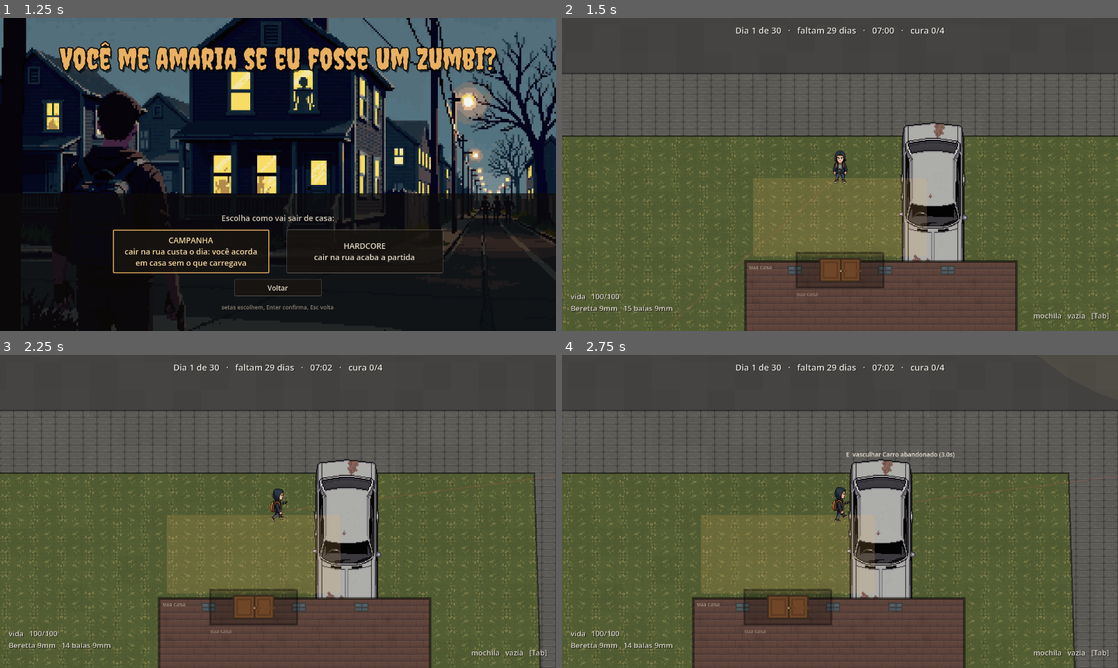
Above: before the commit, frames 1-4 (two rows, left to right).
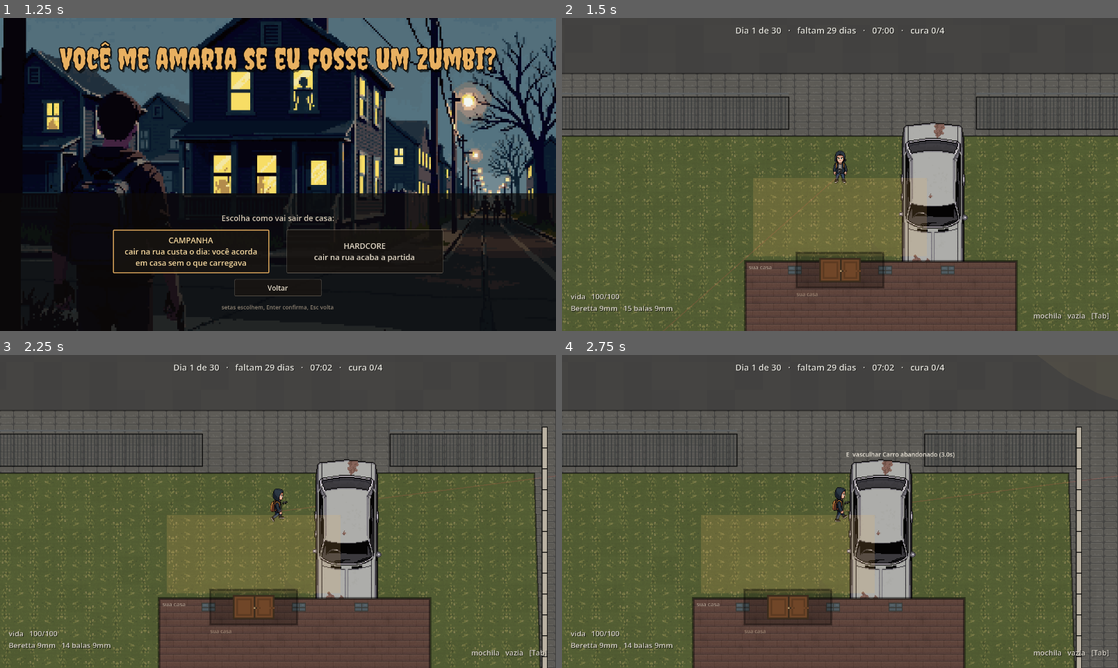
Above: after the commit, the same moments.

Repository: Jota-Pais/projeto-final-desenvolvimento-de-jogos
Game: Godot game, scene res://titulo.tscn
The game is run twice, just before and just after one commit, with the same random seed, the same clock (stepped at 60 frames per second) and the same inputs.
Inputs (mouse positions are in pixels of both pictures, inside the frame that each line leads up to):
- Up to frame 1 (1.25 s): click "Jogar" at 0.5 s
- Up to frame 2 (1.5 s): click "CAMPANHA cair na rua custa o …" at 1.25 s
- Up to frame 3 (2.25 s): tap Enter (ui_accept) at 2 s; move the mouse to (400, 495) at 2.02 s; press the mouse at (400, 495) at 2.03 s; hold D (andar_direita) from 2.03 s (still down)
- Up to frame 4 (2.75 s): keep holding D (andar_direita); tap Enter (ui_accept) at 2.27 s

Frame 1 is identical in both runs. In frame 2, 1.9% of the frame differs, in the area x 0-100%, y 24-36%; in frame 3, 2.6%, in the area x 0-99%, y 22-100%; in frame 4, 2.5%.

Commit message:
Poe o desenho da regiao rosa: o cerco do tutorial e os muros de lote
O dado de rua/mapa.gd: 37 barreiras, 33 barricadas e a REGIAO_DO_TUTORIAL
de 29 pontos, desenhados canto a canto em tres partes, costurados,
verificados (vazamento, acesso, coerencia) e corrigidos em quatro rodadas.
O retrato para revisao e o rosa.png (na Area de Trabalho, pasta
barreiras-rosa); as escolhas de cada canto, e o porque, estao no rosa.json
de onde este dado foi convertido.

- O cerco e so caos, nada oficial: o engavetamento na boca da rua que sobe,
  o onibus tombado na rua NE, o onibus queimado na avenida, carros
  capotados e queimados, cacambas e faixas de entulho por baixo de tudo,
  que e o que veda. Em cada cena o segundo carro bateu no primeiro, do lado
  de fora, e nao em fila na reta.
- Os lotes de dentro, cada vizinho do seu jeito: grade, muro rebocado de
  cor desbotada com caco de vidro, bloco cru, tabuas, alambrado. A sua casa
  com mureta e grade na frente e o vao de 216 px; o Antonio selado, com o
  muro mais alto do bairro (51 px de face; o dado agora aceita altura por
  barreira, e o portao do vao herda), sacos de areia nas quinas e
  concertina.
- No jogo: o cerco fecha a pe (grade de 8 px) e para a navegacao do zumbi;
  dentro, os 31 moveis, os 9 predios e todo lugar com nome se alcancam; sem
  o cerco, o mapa inteiro como antes; a horda da noite nasce dentro, fora
  da tela, nunca presa.

O que e enredo nao entrou: a conversa no portao do Antonio e so um ponto
livre na calcada, e o que nao estava decidido virou pergunta para o Joao.

Os nove conferidores passam.

Diff:
--- a/rua/barreira.gd
+++ b/rua/barreira.gd
@@ -209,11 +209,15 @@
 	var arte := {}
 	var s_em_a := 0.0
 	var pilares := PackedVector2Array()
+	## A altura da face desta barreira, quando o dado traz uma (o muro alto do
+	## Antonio); 0 e a do tipo.
+	var altura := 0.0
 
 	func montar(tipo_da_peca: String, de: Vector2, ate: Vector2,
 			ponta_em_de := false, ponta_em_ate := false, arte_do_tipo := {},
-			s_de := 0.0, pilares_no_mundo := PackedVector2Array()) -> void:
+			s_de := 0.0, pilares_no_mundo := PackedVector2Array(), altura_da_barreira := 0.0) -> void:
 		tipo = tipo_da_peca
+		altura = altura_da_barreira
 		position = (de + ate) / 2.0
 		a = de - position
 		b = ate - position
@@ -229,7 +233,7 @@
 		var t: Dictionary = TIPOS[tipo]
 		var cor: Color = t["cor"]
 		var vazada: bool = t["vazada"]
-		var cima := Vector2(0.0, -float(t["altura"]))
+		var cima := Vector2(0.0, -(altura if altura > 0.0 else float(t["altura"])))
 		var espessura := float(t["espessura"])
 		var meia := (b - a).orthogonal().normalized() * espessura / 2.0
 		var pe := PackedVector2Array([a - meia, b - meia, b + meia, a + meia])
--- a/rua/cenario.gd
+++ b/rua/cenario.gd
@@ -402,7 +402,8 @@
 							deles.append(p)
 					var peca := Barreira.Peca.new()
 					peca.montar(barreira["tipo"], pedacos[k][0], pedacos[k][1],
-						k == 0 and ponta_em_de, ultimo and ponta_em_ate, arte, s_de, deles)
+						k == 0 and ponta_em_de, ultimo and ponta_em_ate, arte, s_de, deles,
+						float(barreira.get("altura", 0.0)))
 					add_child(peca)
 
 	for barricada in mundo["barricadas"]:
--- a/rua/mapa.gd
+++ b/rua/mapa.gd
@@ -184,20 +184,197 @@
 ## como os ROTULOS: `tipo` (Barreira.TIPOS), `pontos`, `vaos` - cada um
 ## { "ponto", "largura_mundo", "portao" }, com o portao (um tipo) fechando o
 ## vao ou null deixando-o aberto -, `grupo` ("cerco_do_tutorial" ou "") e,
-## opcionais, `fechada`, `topo`, `estado`, `cor` e `porque`. O cerco do tutorial
-## e o grupo "cerco_do_tutorial": a regiao rosa do Joao, fechada sempre, por
-## enquanto (ver `cerco_ligado`).
-const BARREIRAS := []
+## opcionais, `fechada`, `topo`, `estado`, `cor`, `porque` e `altura` (px de
+## face, no lugar da do tipo - o muro alto do Antonio; o portao do vao herda).
+## O cerco do tutorial e o grupo "cerco_do_tutorial": a regiao rosa do Joao,
+## fechada sempre, por enquanto (ver `cerco_ligado`).
+const BARREIRAS := [
+	{ "nome": "Corte (a): espinha de entulho do engavetamento na boca da rua que sobe", "tipo": "entulho_linha", "grupo": "cerco_do_tutorial", "estado": "destruido",
+		"pontos": [Vector2(1129.0, 604.5), Vector2(1126.5, 613.8), Vector2(1116.5, 627.5)],
+		"vaos": [] },
+	{ "nome": "Frente do lote #22 das Lojas: mureta com grade (o lote e a casa ficam fora)", "tipo": "mureta_grade", "grupo": "", "estado": "gasto",
+		"pontos": [Vector2(1130.5, 601.5), Vector2(1129.0, 604.5), Vector2(1184.5, 604.5)],
+		"vaos": [{ "ponto": Vector2(1154.9, 604.5), "largura_mundo": 100.0, "portao": null }] },
+	{ "nome": "Portao de chapa do lote #22, fechado na frente da porta sul da casa", "tipo": "portao_chapa", "grupo": "cerco_do_tutorial", "estado": "gasto",
+		"pontos": [Vector2(1152.8, 604.5), Vector2(1157.0, 604.5)],
+		"vaos": [] },
+	{ "nome": "Frente do lote #24 das Lojas: muro amarelo com caco de vidro (lote da piscina, fora)", "tipo": "muro_reboco", "grupo": "", "estado": "gasto", "topo": "caco_de_vidro", "cor": "amarelo",
+		"pontos": [Vector2(1184.5, 604.5), Vector2(1218.4, 604.5), Vector2(1219.5, 602.5)],
+		"vaos": [{ "ponto": Vector2(1197.7, 604.5), "largura_mundo": 100.0, "portao": null }] },
+	{ "nome": "Portao de chapa do lote #24, fechado na frente da porta sul da casa", "tipo": "portao_chapa", "grupo": "cerco_do_tutorial", "estado": "gasto",
+		"pontos": [Vector2(1195.6, 604.5), Vector2(1199.8, 604.5)],
+		"vaos": [] },
+	{ "nome": "Corte (b): faixa de entulho na boca da rua NE", "tipo": "entulho_linha", "grupo": "cerco_do_tutorial", "estado": "destruido",
+		"pontos": [Vector2(1219.5, 602.5), Vector2(1249.0, 615.5)],
+		"vaos": [] },
+	{ "nome": "Grade do Mercado: remendo de tapume na ponta oeste", "tipo": "tapume_zinco", "grupo": "", "estado": "gasto",
+		"pontos": [Vector2(1249.0, 615.5), Vector2(1262.0, 615.5)],
+		"vaos": [] },
+	{ "nome": "Grade do Mercado: mureta com grade virada para o gramado do Prédio abandonado (contínua, sem portão)", "tipo": "mureta_grade", "grupo": "", "estado": "gasto",
+		"pontos": [Vector2(1262.0, 615.5), Vector2(1314.6, 615.5)],
+		"vaos": [] },
+	{ "nome": "Grade do Mercado: resto da grade até o canto nordeste", "tipo": "mureta_grade", "grupo": "", "estado": "gasto",
+		"pontos": [Vector2(1321.4, 615.5), Vector2(1334.5, 615.5)],
+		"vaos": [] },
+	{ "nome": "Ligação até o Campo: faixa de entulho no gramado", "tipo": "entulho_linha", "grupo": "cerco_do_tutorial", "estado": "destruido",
+		"pontos": [Vector2(1334.5, 615.5), Vector2(1333.5, 619.5), Vector2(1336.5, 627.0), Vector2(1334.4, 634.2), Vector2(1331.8, 641.0), Vector2(1334.4, 647.6), Vector2(1334.5, 655.5)],
+		"vaos": [] },
+	{ "nome": "Campo ANEV sul: alambrado do lado oeste", "tipo": "alambrado", "grupo": "", "estado": "gasto",
+		"pontos": [Vector2(1334.5, 655.5), Vector2(1333.5, 739.5)],
+		"vaos": [] },
+	{ "nome": "Corte (e): faixa de entulho na calçada ao pé do Campo", "tipo": "entulho_linha", "grupo": "cerco_do_tutorial", "estado": "destruido",
+		"pontos": [Vector2(1333.5, 739.5), Vector2(1333.5, 758.0)],
+		"vaos": [] },
+	{ "nome": "Corte (f): faixa de entulho colada na borda, sob o engavetamento", "tipo": "entulho_linha", "grupo": "cerco_do_tutorial", "estado": "queimado",
+		"pontos": [Vector2(1277.0, 757.5), Vector2(1317.0, 757.5)],
+		"vaos": [] },
+	{ "nome": "Corte (d): faixa de entulho da quina SO da Delegacia até a borda", "tipo": "entulho_linha", "grupo": "cerco_do_tutorial", "estado": "destruido",
+		"pontos": [Vector2(1084.5, 742.9), Vector2(1086.0, 758.0)],
+		"vaos": [] },
+	{ "nome": "Vao Prisao-Delegacia: barricada de entulho", "tipo": "entulho_linha", "grupo": "cerco_do_tutorial", "estado": "destruido",
+		"pontos": [Vector2(1068.5, 694.5), Vector2(1076.2, 701.4), Vector2(1084.0, 707.2)],
+		"vaos": [] },
+	{ "nome": "Prisao: alambrado com concertina (Canva #29)", "tipo": "alambrado", "grupo": "", "estado": "gasto", "topo": "concertina",
+		"pontos": [Vector2(947.5, 608.5), Vector2(951.5, 608.5), Vector2(966.5, 616.5), Vector2(969.5, 616.5), Vector2(975.5, 620.5), Vector2(980.5, 621.5), Vector2(1013.5, 637.5), Vector2(1016.5, 637.5), Vector2(1022.5, 641.5), Vector2(1027.5, 642.5), Vector2(1031.5, 645.5), Vector2(1036.5, 645.0), Vector2(1040.5, 648.0), Vector2(1076.5, 664.5), Vector2(1077.5, 668.5), Vector2(1069.5, 688.5), Vector2(1068.5, 694.5), Vector2(984.5, 733.5), Vector2(949.6, 653.0), Vector2(936.5, 618.5), Vector2(938.5, 614.5), Vector2(947.5, 608.5)],
+		"vaos": [{ "ponto": Vector2(960.0, 676.9), "largura_mundo": 100.0, "portao": null }] },
+	{ "nome": "Corte (c): entulho entre o onibus e a quina da cerca da Prisao", "tipo": "entulho_linha", "grupo": "cerco_do_tutorial", "estado": "destruido",
+		"pontos": [Vector2(1078.2, 664.4), Vector2(1077.1, 666.9)],
+		"vaos": [] },
+	{ "nome": "Corte (c): entulho entre o muro do lote #25 e a ponta do onibus", "tipo": "entulho_linha", "grupo": "cerco_do_tutorial", "estado": "destruido",
+		"pontos": [Vector2(1084.6, 649.1), Vector2(1084.2, 650.1)],
+		"vaos": [] },
+	{ "nome": "Fundo do lote #25 (fora): muro de bloco pichado virado para a avenida", "tipo": "muro_bloco", "grupo": "", "estado": "gasto",
+		"pontos": [Vector2(1116.5, 659.5), Vector2(1106.5, 659.5), Vector2(1062.5, 638.5), Vector2(1055.5, 636.5), Vector2(1051.5, 633.5), Vector2(1046.5, 632.5), Vector2(1040.5, 629.5), Vector2(1039.5, 627.5)],
+		"vaos": [] },
+	{ "nome": "Divisa #26: muro de bloco entre o lote #25 (fora) e o lote da casinha", "tipo": "muro_bloco", "grupo": "", "estado": "gasto",
+		"pontos": [Vector2(1116.5, 627.5), Vector2(1116.5, 659.5)],
+		"vaos": [] },
+	{ "nome": "Frente da casinha: muro rosa velho com caco de vidro e o portao social aberto", "tipo": "muro_reboco", "grupo": "", "estado": "gasto", "topo": "caco_de_vidro", "cor": "rosa",
+		"pontos": [Vector2(1116.5, 627.5), Vector2(1144.5, 627.5)],
+		"vaos": [{ "ponto": Vector2(1127.4, 627.5), "largura_mundo": 100.0, "portao": null }] },
+	{ "nome": "Lado da casinha virado para a avenida (o mesmo muro rosa)", "tipo": "muro_reboco", "grupo": "", "estado": "gasto", "topo": "caco_de_vidro", "cor": "rosa",
+		"pontos": [Vector2(1116.5, 659.5), Vector2(1120.5, 663.5), Vector2(1130.5, 668.5), Vector2(1133.5, 668.5), Vector2(1139.5, 658.5), Vector2(1144.5, 650.0)],
+		"vaos": [] },
+	{ "nome": "Divisa entre a casinha e a casa do jogador (a linha dupla vira um muro)", "tipo": "muro_reboco", "grupo": "", "estado": "gasto", "cor": "branco",
+		"pontos": [Vector2(1144.5, 627.5), Vector2(1144.5, 650.0)],
+		"vaos": [] },
+	{ "nome": "Frente da sua casa: mureta com grade, portao social e portao de garagem abertos", "tipo": "mureta_grade", "grupo": "", "estado": "gasto",
+		"pontos": [Vector2(1144.5, 627.5), Vector2(1193.5, 627.5)],
+		"vaos": [{ "ponto": Vector2(1181.6, 627.5), "largura_mundo": 216.0, "portao": null }] },
+	{ "nome": "Muro leste da sua casa (parede oeste do beco)", "tipo": "muro_reboco", "grupo": "", "estado": "gasto", "cor": "branco",
+		"pontos": [Vector2(1193.5, 627.5), Vector2(1193.5, 661.5)],
+		"vaos": [] },
+	{ "nome": "Fundo da sua casa, virado para o terreno baldio", "tipo": "muro_reboco", "grupo": "", "estado": "gasto", "cor": "branco",
+		"pontos": [Vector2(1144.5, 650.0), Vector2(1166.5, 660.5), Vector2(1188.5, 661.5), Vector2(1193.5, 661.5)],
+		"vaos": [] },
+	{ "nome": "Antônio: muro alto da frente com o portão de chapa fechado", "tipo": "muro_reboco", "grupo": "", "estado": "reforcado", "topo": "concertina", "cor": "verde-agua", "altura": 51.0,
+		"pontos": [Vector2(1203.5, 630.5), Vector2(1219.0, 630.5)],
+		"vaos": [{ "ponto": Vector2(1211.3, 630.5), "largura_mundo": 100.0, "portao": "portao_chapa" }] },
+	{ "nome": "Antônio: ninho de sacos de areia na quina nordeste (rotatória)", "tipo": "sacos_areia", "grupo": "", "estado": "reforcado", "topo": "concertina",
+		"pontos": [Vector2(1219.0, 630.5), Vector2(1228.5, 636.0), Vector2(1228.5, 644.0)],
+		"vaos": [] },
+	{ "nome": "Antônio: segundo posto de sacos de areia na quina noroeste (olha a sua casa)", "tipo": "sacos_areia", "grupo": "", "estado": "reforcado", "topo": "concertina",
+		"pontos": [Vector2(1200.5, 633.5), Vector2(1203.5, 630.5)],
+		"vaos": [] },
+	{ "nome": "Antonio: muro de bloco novo no lado da rua que desce e no fundo", "tipo": "muro_bloco", "grupo": "", "estado": "reforcado", "topo": "concertina",
+		"pontos": [Vector2(1228.5, 644.0), Vector2(1228.5, 660.1), Vector2(1203.0, 660.1), Vector2(1200.5, 658.0)],
+		"vaos": [] },
+	{ "nome": "Antonio: paredao de chapas de zinco do lado do beco", "tipo": "tapume_zinco", "grupo": "", "estado": "reforcado", "topo": "concertina",
+		"pontos": [Vector2(1200.5, 658.0), Vector2(1200.5, 633.5)],
+		"vaos": [] },
+	{ "nome": "Lote #31/#32: muro de bloco cru na divisa com o terreno baldio", "tipo": "muro_bloco", "grupo": "", "estado": "gasto",
+		"pontos": [Vector2(1188.5, 661.5), Vector2(1182.5, 670.5), Vector2(1179.5, 688.5), Vector2(1179.5, 691.5)],
+		"vaos": [] },
+	{ "nome": "Lote #31/#32: muro amarelo do fundo (linha fraca do desenho)", "tipo": "muro_reboco", "grupo": "", "estado": "gasto", "cor": "amarelo",
+		"pontos": [Vector2(1193.5, 661.5), Vector2(1218.2, 672.8)],
+		"vaos": [] },
+	{ "nome": "Lote #31/#32: cerca de tabuas no lado do gramado", "tipo": "cerca_tabuas", "grupo": "", "estado": "gasto",
+		"pontos": [Vector2(1218.2, 672.8), Vector2(1207.5, 698.5)],
+		"vaos": [] },
+	{ "nome": "Lote losango: tela de alambrado em volta, com o portao de tela caido na frente da porta", "tipo": "alambrado", "grupo": "", "estado": "gasto",
+		"pontos": [Vector2(1230.9, 665.2), Vector2(1233.0, 661.0), Vector2(1245.5, 661.0), Vector2(1252.5, 671.5), Vector2(1252.5, 674.5), Vector2(1251.0, 680.5), Vector2(1245.5, 697.5), Vector2(1236.0, 694.0), Vector2(1230.9, 688.2)],
+		"vaos": [{ "ponto": Vector2(1235.8, 661.0), "largura_mundo": 100.0, "portao": null }] },
+	{ "nome": "Restaurante: calço de reboco caído entre o carro V89 e a fachada (oeste)", "tipo": "entulho_linha", "grupo": "", "estado": "destruido",
+		"pontos": [Vector2(1199.4, 735.3), Vector2(1199.4, 736.5)],
+		"vaos": [] },
+	{ "nome": "Restaurante: calço de reboco caído entre o carro V89 e a fachada (leste)", "tipo": "entulho_linha", "grupo": "", "estado": "destruido",
+		"pontos": [Vector2(1202.0, 735.3), Vector2(1202.0, 736.5)],
+		"vaos": [] },
+]
 
 ## As barricadas soltas (Barreira.OBJETOS): `tipo`, `ponto` (px do PNG),
 ## `giro_graus`, `grupo`.
-const BARRICADAS := []
+const BARRICADAS := [
+	{ "nome": "Corte (a): cacamba arrastada contra a quina do lote #22", "tipo": "cacamba", "grupo": "cerco_do_tutorial", "ponto": Vector2(1129.6, 606.4), "giro_graus": 0.0, "estado": "destruido" },
+	{ "nome": "Corte (a): carro queimado na dobra da calçada, entre a caçamba e o tombado", "tipo": "carro_queimado", "grupo": "cerco_do_tutorial", "ponto": Vector2(1125.6, 614.2), "giro_graus": 117.8, "estado": "queimado" },
+	{ "nome": "Corte (a): carro tombado de lado atravessado na rua de cima", "tipo": "carro_tombado", "grupo": "cerco_do_tutorial", "ponto": Vector2(1119.2, 623.0), "giro_graus": 138.0, "estado": "destruido" },
+	{ "nome": "Corte (a): carro queimado batido no tombado, do lado de fora", "tipo": "carro_queimado", "grupo": "cerco_do_tutorial", "ponto": Vector2(1115.0, 620.6), "giro_graus": 8.0, "estado": "queimado" },
+	{ "nome": "Ônibus tombado atravessado na boca da rua NE", "tipo": "onibus", "grupo": "cerco_do_tutorial", "ponto": Vector2(1235.0, 609.4), "giro_graus": 22.0, "estado": "tombado" },
+	{ "nome": "Monte de entulho na quina do lote #24 das Lojas", "tipo": "monte_entulho", "grupo": "cerco_do_tutorial", "ponto": Vector2(1222.8, 601.8), "giro_graus": 23.8, "estado": "destruido" },
+	{ "nome": "Corte (b): carro queimado batido no ônibus, na calçada leste", "tipo": "carro_queimado", "grupo": "cerco_do_tutorial", "ponto": Vector2(1241.0, 605.4), "giro_graus": 117.0, "estado": "queimado" },
+	{ "nome": "Carro queimado enfiado na grade", "tipo": "carro_queimado", "grupo": "cerco_do_tutorial", "ponto": Vector2(1318.0, 615.4), "giro_graus": 37.5, "estado": "queimado" },
+	{ "nome": "Ligação até o Campo: carro do estacionamento do Mercado capotado contra o fim da grade", "tipo": "carro_tombado", "grupo": "cerco_do_tutorial", "ponto": Vector2(1333.6, 619.5), "giro_graus": 84.0, "estado": "destruido" },
+	{ "nome": "Ligação até o Campo: monte de entulho no gramado", "tipo": "monte_entulho", "grupo": "cerco_do_tutorial", "ponto": Vector2(1334.4, 634.2), "giro_graus": 106.0, "estado": "destruido" },
+	{ "nome": "Ligação até o Campo: carro do estacionamento queimado no gramado", "tipo": "carro_queimado", "grupo": "cerco_do_tutorial", "ponto": Vector2(1334.4, 647.6), "giro_graus": 67.0, "estado": "queimado" },
+	{ "nome": "Caçamba tombada na quina do Campo", "tipo": "cacamba", "grupo": "cerco_do_tutorial", "ponto": Vector2(1332.6, 743.5), "giro_graus": 72.0, "estado": "destruido" },
+	{ "nome": "Entulho que caiu da caçamba", "tipo": "monte_entulho", "grupo": "cerco_do_tutorial", "ponto": Vector2(1333.9, 748.3), "giro_graus": 118.0, "estado": "destruido" },
+	{ "nome": "Carro tombado até a borda", "tipo": "carro_tombado", "grupo": "cerco_do_tutorial", "ponto": Vector2(1333.2, 754.0), "giro_graus": 78.0, "estado": "destruido" },
+	{ "nome": "Engavetamento: carro tombado no meio-fio da avenida", "tipo": "carro_tombado", "grupo": "cerco_do_tutorial", "ponto": Vector2(1281.0, 753.4), "giro_graus": -63.4, "estado": "destruido" },
+	{ "nome": "Engavetamento: carro queimado", "tipo": "carro_queimado", "grupo": "cerco_do_tutorial", "ponto": Vector2(1287.6, 753.3), "giro_graus": 8.0, "estado": "queimado" },
+	{ "nome": "Engavetamento: carro queimado atravessado", "tipo": "carro_queimado", "grupo": "cerco_do_tutorial", "ponto": Vector2(1295.2, 752.6), "giro_graus": -28.0, "estado": "queimado" },
+	{ "nome": "Engavetamento: monte de entulho", "tipo": "monte_entulho", "grupo": "cerco_do_tutorial", "ponto": Vector2(1302.0, 753.6), "giro_graus": -10.0, "estado": "destruido" },
+	{ "nome": "Engavetamento: carro tombado no meio-fio da rua SE", "tipo": "carro_tombado", "grupo": "cerco_do_tutorial", "ponto": Vector2(1307.6, 753.3), "giro_graus": 61.0, "estado": "destruido" },
+	{ "nome": "Corte (d): carro do pátio capotado na quina da Delegacia (lado do pátio)", "tipo": "carro_tombado", "grupo": "cerco_do_tutorial", "ponto": Vector2(1082.8, 746.7), "giro_graus": 80.0, "estado": "destruido" },
+	{ "nome": "Corte (d): carro queimado batido no tombado, até perto da borda (lado do pátio)", "tipo": "carro_queimado", "grupo": "cerco_do_tutorial", "ponto": Vector2(1077.4, 746.9), "giro_graus": 8.0, "estado": "queimado" },
+	{ "nome": "Vao Prisao-Delegacia: carro tombado contra o entulho (lado do patio)", "tipo": "carro_tombado", "grupo": "cerco_do_tutorial", "ponto": Vector2(1072.9, 700.9), "giro_graus": 54.0, "estado": "destruido" },
+	{ "nome": "Vão Prisão-Delegacia: monte de entulho da quina da Delegacia", "tipo": "monte_entulho", "grupo": "cerco_do_tutorial", "ponto": Vector2(1081.9, 705.6), "giro_graus": 10.0, "estado": "destruido" },
+	{ "nome": "Corte (c): onibus queimado atravessado na avenida", "tipo": "onibus", "grupo": "cerco_do_tutorial", "ponto": Vector2(1081.2, 657.2), "giro_graus": 117.8, "estado": "queimado" },
+	{ "nome": "Corte (c): carro queimado batido no onibus (lado de fora)", "tipo": "carro_queimado", "grupo": "cerco_do_tutorial", "ponto": Vector2(1073.5, 656.9), "giro_graus": 204.5, "estado": "queimado" },
+	{ "nome": "Beco: caçamba encostada no muro da sua casa", "tipo": "cacamba", "grupo": "", "ponto": Vector2(1195.5, 645.0), "giro_graus": 90.0, "estado": "gasto" },
+	{ "nome": "Passagem atrás do Antônio: monte de entulho", "tipo": "monte_entulho", "grupo": "", "ponto": Vector2(1222.4, 665.8), "giro_graus": 0.0, "estado": "gasto" },
+	{ "nome": "Terreno baldio: entulho jogado no gramado", "tipo": "monte_entulho", "grupo": "", "ponto": Vector2(1162.0, 671.0), "giro_graus": -20.0, "estado": "gasto" },
+	{ "nome": "Calcada da Delegacia: cacamba de entulho (cobertura baixa)", "tipo": "cacamba", "grupo": "", "ponto": Vector2(1156.0, 705.0), "giro_graus": 25.0, "estado": "gasto" },
+	{ "nome": "Patio do Restaurante: monte de entulho baixo (cobertura para agachar)", "tipo": "monte_entulho", "grupo": "", "ponto": Vector2(1182.0, 726.0), "giro_graus": 12.0, "estado": "destruido" },
+	{ "nome": "Entulho da ala torta do Prédio abandonado", "tipo": "monte_entulho", "grupo": "", "ponto": Vector2(1271.5, 641.0), "giro_graus": 0.0, "estado": "destruido" },
+	{ "nome": "Caçamba no gramado do Prédio abandonado", "tipo": "cacamba", "grupo": "", "ponto": Vector2(1300.0, 696.5), "giro_graus": 8.0, "estado": "gasto" },
+	{ "nome": "Carro queimado na rua SE", "tipo": "carro_queimado", "grupo": "", "ponto": Vector2(1266.5, 668.0), "giro_graus": 61.0, "estado": "queimado" },
+]
 
 ## A regiao do tutorial, em px do PNG: o contorno rosa do Joao (20/10/2026),
 ## encaixado nas linhas e predios do desenho. E o que o conferir_mapa usa para
 ## provar que o cerco fecha, e onde a horda da noite nasce quando o jogador
 ## esta dentro.
-const REGIAO_DO_TUTORIAL := []
+const REGIAO_DO_TUTORIAL := [
+	Vector2(1129.0, 604.5),
+	Vector2(1218.4, 604.5),
+	Vector2(1219.5, 602.5),
+	Vector2(1249.0, 615.5),
+	Vector2(1334.5, 615.5),
+	Vector2(1333.5, 619.5),
+	Vector2(1336.5, 627.0),
+	Vector2(1334.4, 634.2),
+	Vector2(1331.8, 641.0),
+	Vector2(1334.4, 647.6),
+	Vector2(1334.5, 655.5),
+	Vector2(1333.5, 739.5),
+	Vector2(1333.5, 758.0),
+	Vector2(1086.0, 758.0),
+	Vector2(1084.5, 742.6),
+	Vector2(1084.0, 707.2),
+	Vector2(1076.2, 701.4),
+	Vector2(1068.5, 694.5),
+	Vector2(1069.5, 688.5),
+	Vector2(1077.5, 668.5),
+	Vector2(1077.1, 666.9),
+	Vector2(1078.2, 664.4),
+	Vector2(1084.2, 650.1),
+	Vector2(1084.6, 649.1),
+	Vector2(1106.5, 659.5),
+	Vector2(1116.5, 659.5),
+	Vector2(1116.5, 627.5),
+	Vector2(1126.5, 613.8),
+	Vector2(1129.0, 604.5),
+]
 
 ## O cerco do tutorial existe. **Fica sempre, por enquanto** (Joao, 20/10:
 ## como o resto do mapa abre se decide depois); as ferramentas desligam para
@@ -507,12 +684,14 @@
 			vaos.append({ "ponto": _do_png(vao["ponto"], recorte),
 				"largura": float(vao.get("largura_mundo", Barreira.VAO)), "portao": vao.get("portao") })
 		var nome: String = barreira.get("nome", "")
+		var altura := float(barreira.get("altura", 0.0))
 		for trecho in Barreira.trechos(pontos, vaos):
-			tudo["barreiras"].append({ "nome": nome, "tipo": barreira["tipo"], "grupo": grupo, "pontos": trecho })
+			tudo["barreiras"].append({ "nome": nome, "tipo": barreira["tipo"], "grupo": grupo,
+				"pontos": trecho, "altura": altura })
 		for vao in vaos:
 			if vao["portao"] != null:
 				tudo["barreiras"].append({ "nome": "%s (portão)" % nome, "tipo": vao["portao"],
-					"grupo": grupo, "pontos": Barreira.vao_na_linha(pontos, vao) })
+					"grupo": grupo, "pontos": Barreira.vao_na_linha(pontos, vao), "altura": altura })
 	for objeto in BARRICADAS:
 		var grupo: String = objeto.get("grupo", "")
 		if grupo == "cerco_do_tutorial" and not cerco_ligado:
